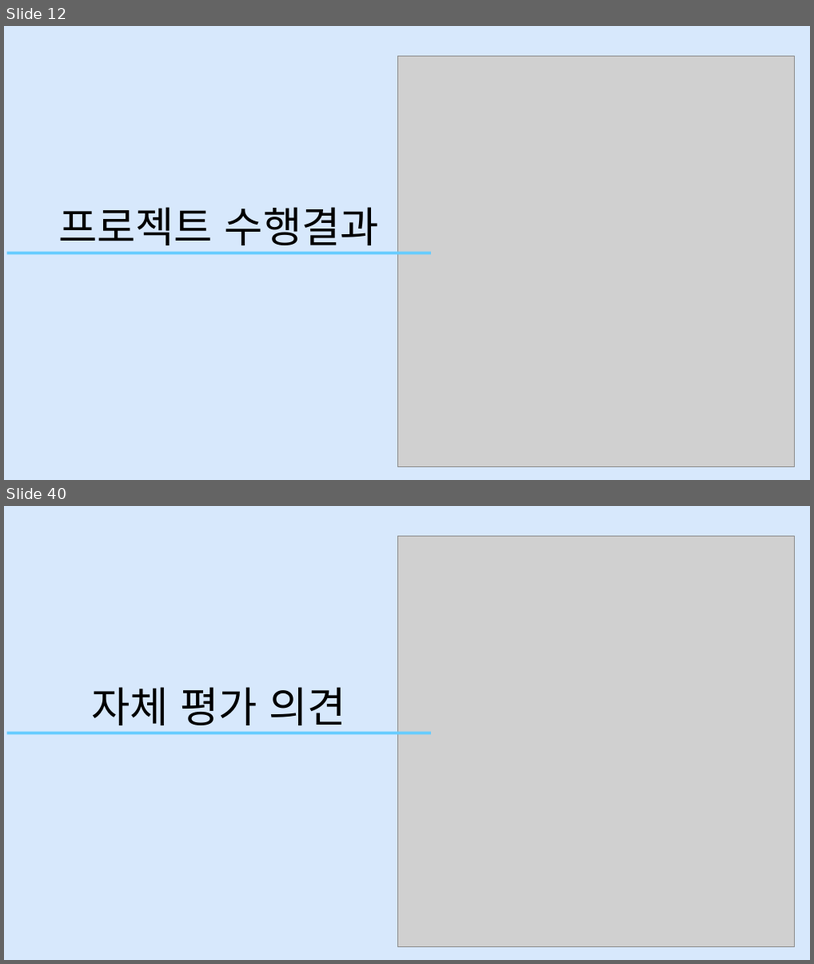
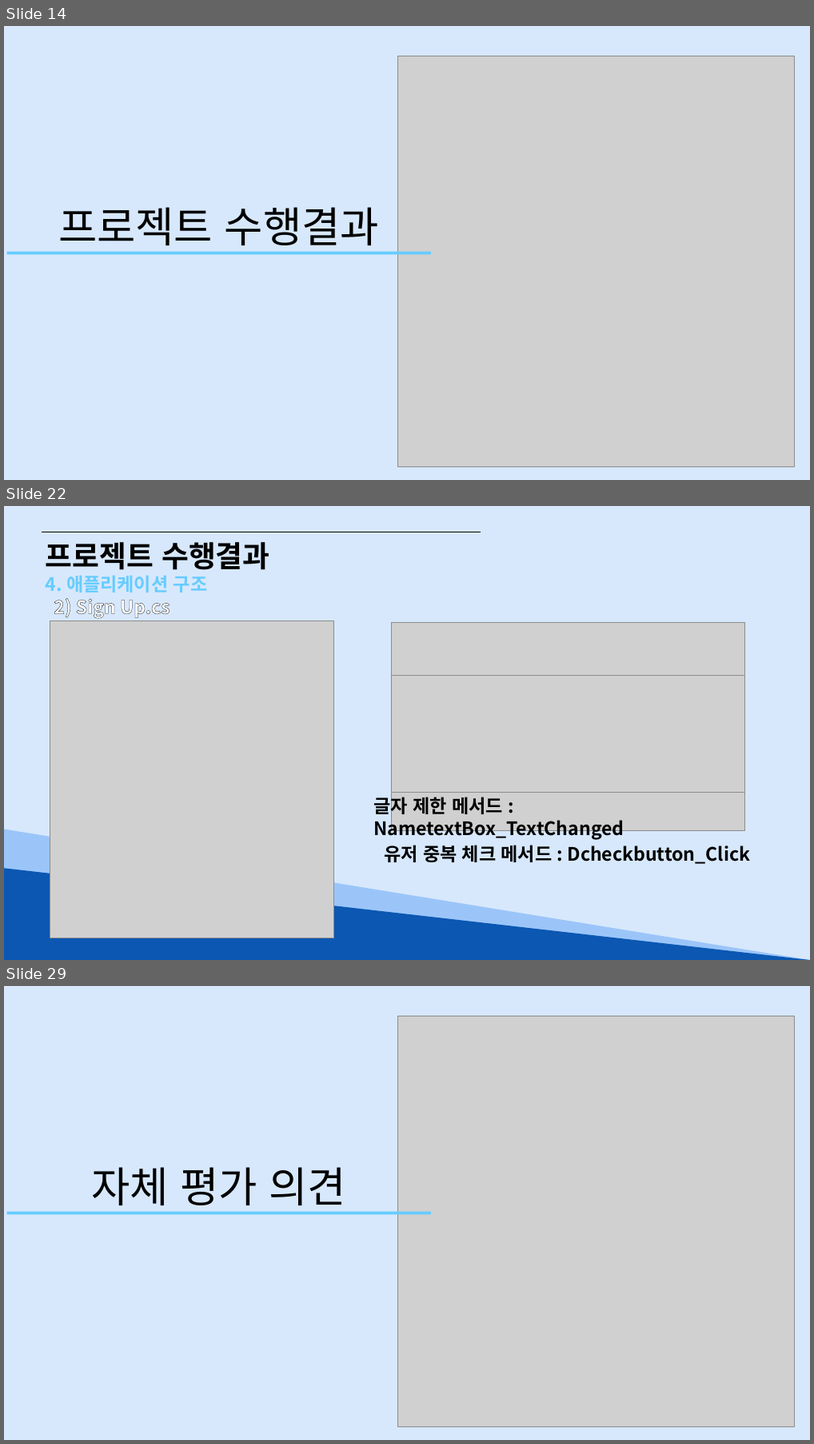
Before and after one commit to Hyno2/CSharpProject, a slide deck: 앉아써 팀(대구광역시 맛집데이터 조회시스템).pptx. Shown one above the other, each under a label of ours: slides 12 and 40 before the commit, slides 14, 22 and 29 after it; the slides between them are not shown. The pictures are 814x964 and 814x1444 pixels, drawn with LibreOffice and Linux fonts; fonts in the diff are those of the drawing; grey boxes stand for pictures. Boxes give left, top, right and bottom in pixels: in the first picture for what was removed or moved away, otherwise in the second. Text is boxed around its words. In the diff, an @@ line names an element or a change of style, - is before the commit and + after.

```diff
--- a/앉아써 팀(대구광역시 맛집데이터 조회시스템).pptx
+++ b/앉아써 팀(대구광역시 맛집데이터 조회시스템).pptx
@@ slide 22 added at <box>4,506,810,960</box>, background #FFFFFF; not listed: 1 template element that a slide beside it also shows @@
@@ line added from (42, 532) to (481, 532), #000000 0.5 pt @@
@@ text added at <box>46,542,270,570</box>, 35 pt, text #000000, bold @@
+프로젝트 수행결과
@@ text added at <box>46,575,207,618</box>, 22 pt, text #FFFFFF, bold @@
+4. 애플리케이션 구조
+2) Sign Up.cs
@@ picture added at <box>50,621,334,937</box> @@
@@ picture added at <box>391,622,746,830</box> @@
@@ picture added at <box>391,675,746,792</box> @@
@@ text added at <box>374,794,624,839</box>, 22 pt, text #000000, bold @@
+글자 제한 메서드 : NametextBox_TextChanged
@@ right triangle added at <box>4,829,810,960</box>, fill #9BC5F9 @@
@@ text added at <box>384,844,751,864</box>, 22 pt, text #000000, bold @@
+유저 중복 체크 메서드 : Dcheckbutton_Click
@@ right triangle added at <box>4,868,810,960</box>, fill #0B57B2 @@
@@ what was slide 12 is now slide 14 @@
@@ what was slide 40 is now slide 29 @@
```
Also in this commit, not shown: 13 slides changed, 2 other slides added, 14 slides removed, 2 other files.
